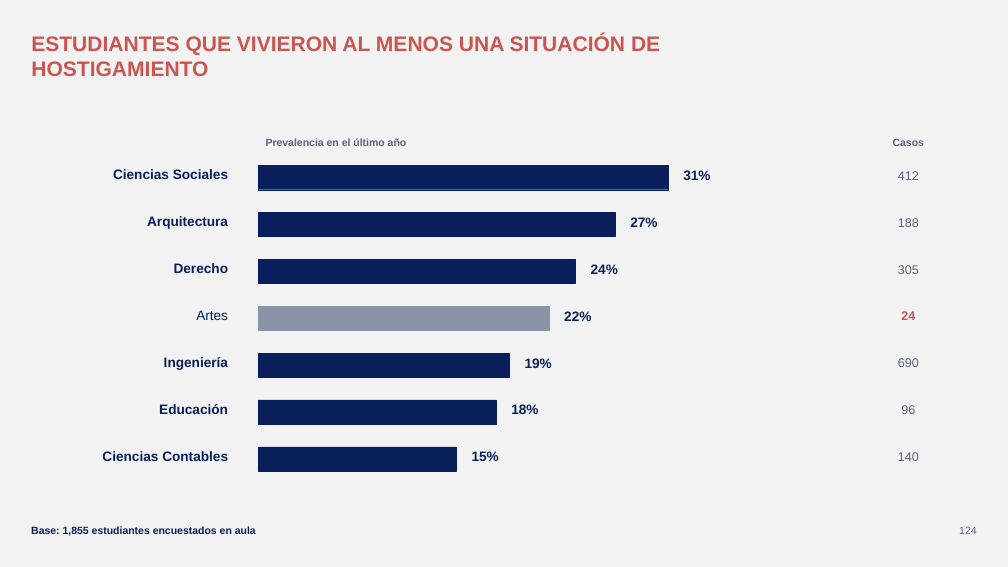
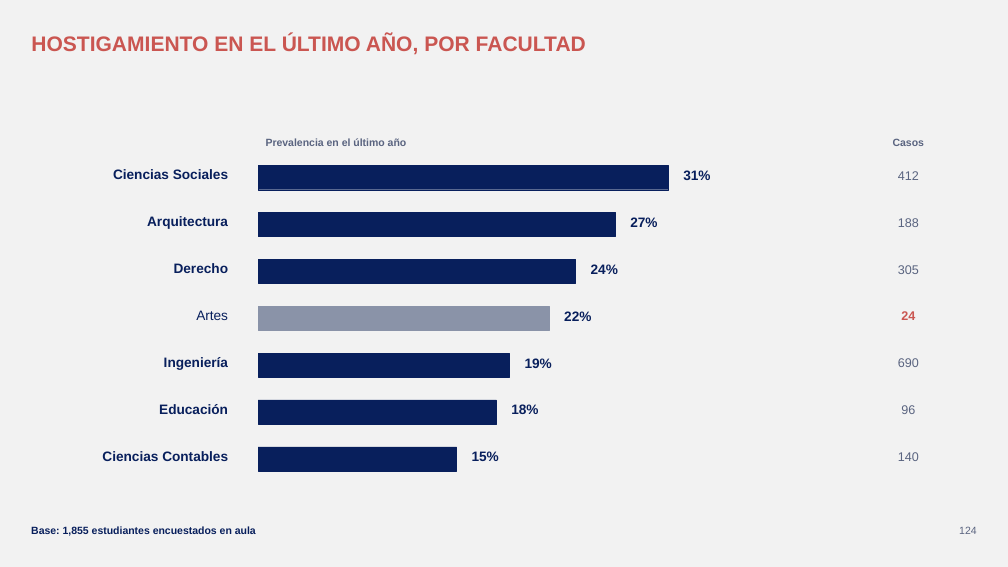
Before and after one commit to GonzaloAlmendariz/prosecnur-app, a slide deck: slide 124 of docs/qa/motor-ppt-2026-10-06/4-recetario/recetario-fiel.pptx. Drawn at 1008x567 pixels with LibreOffice and Linux fonts; fonts in the diff are those of the drawing; background and template pictures are left out. Boxes give left, top, right and bottom in pixels: in the first picture for what was removed or moved away, otherwise in the second. Text is boxed around its words. In the diff, an @@ line names an element or a change of style, - is before the commit and + after.

```diff
--- a/docs/qa/motor-ppt-2026-10-06/4-recetario/recetario-fiel.pptx
+++ b/docs/qa/motor-ppt-2026-10-06/4-recetario/recetario-fiel.pptx
@@ title at (31, 35, 586, 54): text changed @@
-ESTUDIANTES QUE VIVIERON AL MENOS UNA SITUACIÓN DE HOSTIGAMIENTO
+HOSTIGAMIENTO EN EL ÚLTIMO AÑO, POR FACULTAD
```
Also in this commit, not shown: 2 other slides changed, 7 other files.
